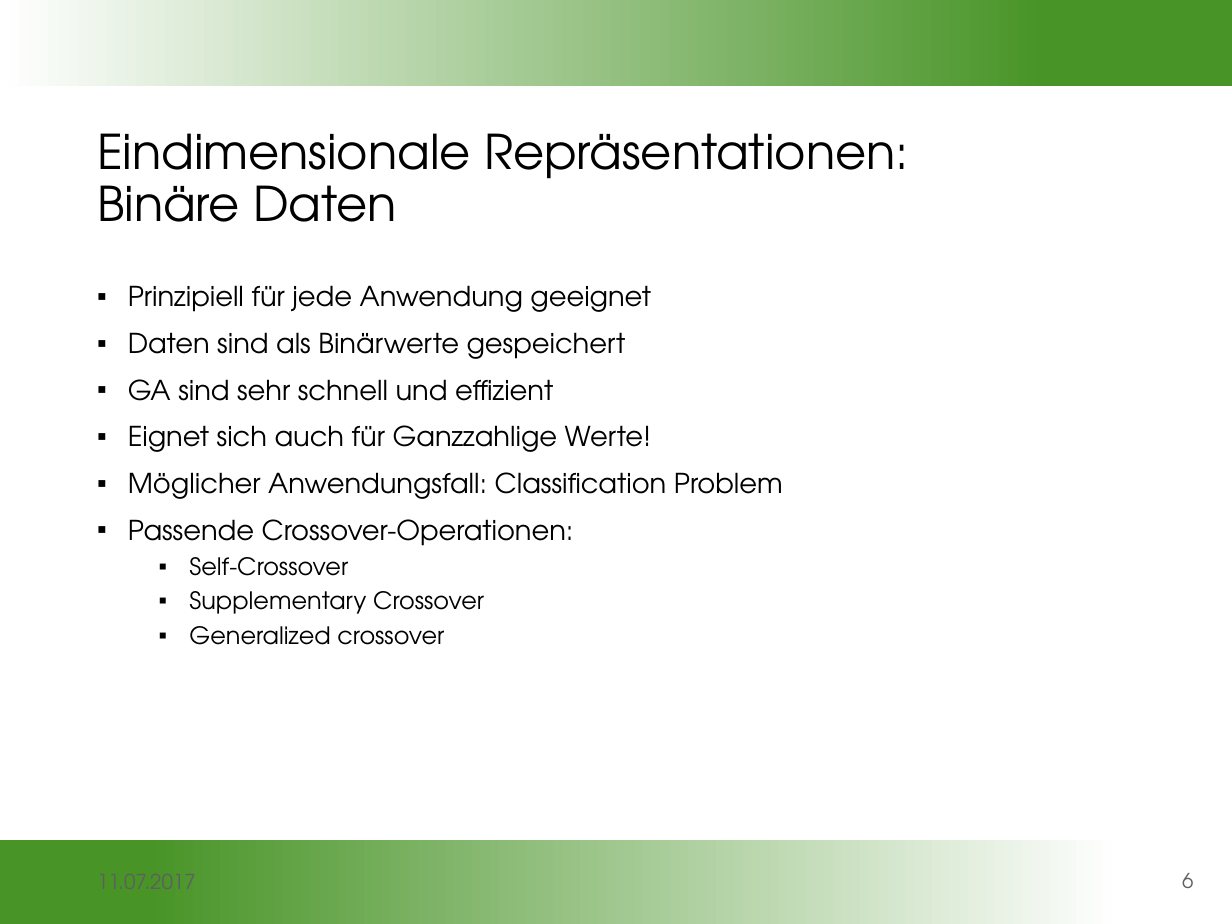
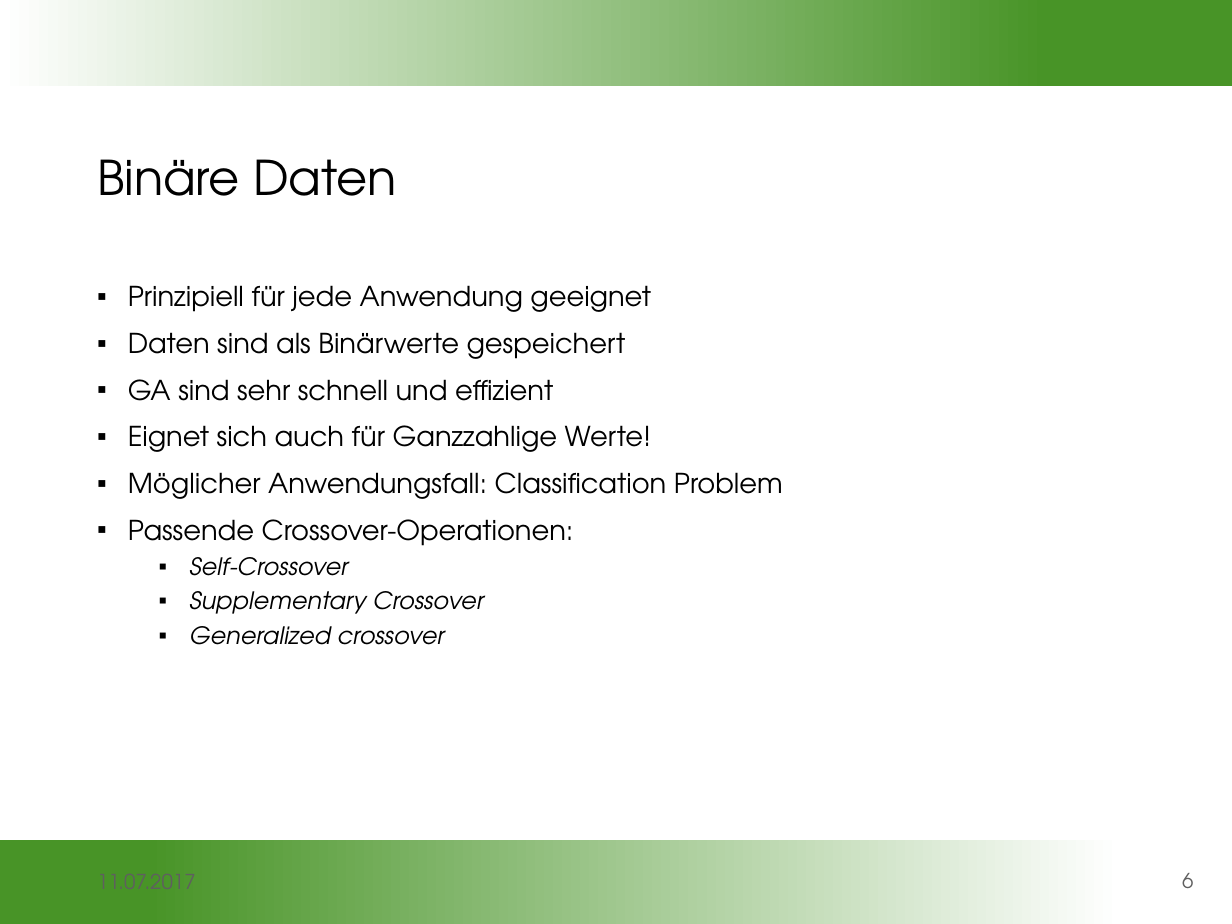
Before and after one commit to gobo7793/OC-Seminar, a slide deck: slide 6 of Vortragsfolien.pptx. Drawn at 1232x924 pixels with LibreOffice and Linux fonts; fonts in the diff are those of the drawing; background and template pictures are left out. Boxes give left, top, right and bottom in pixels: in the first picture for what was removed or moved away, otherwise in the second. Text is boxed around its words. In the diff, an @@ line names an element or a change of style, - is before the commit and + after.

```diff
--- a/Vortragsfolien.pptx
+++ b/Vortragsfolien.pptx
@@ title at box(97, 159, 397, 196): text changed @@
-Eindimensionale Repräsentationen:
-Binäre Daten
+Binäre Daten
@@ text at box(189, 557, 484, 645): italic on in "Self-Crossover", "Supplementary Crossover", "Generalized crossover" @@
```
Also in this commit, not shown: 11 other slides changed.
